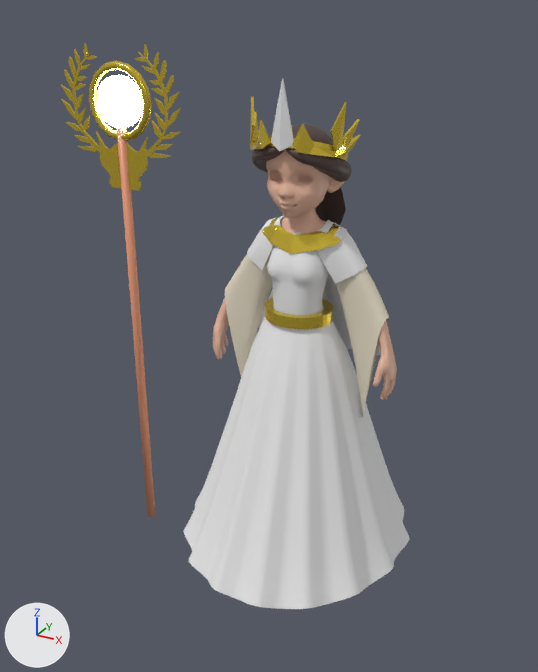
A saved change to the glTF model sanctify/models/priestess/priestess.gltf.
Both versions are drawn from a 50 mm camera at (0.65, -1.33, 1.17) aimed at (-0.45, 0.68, 0.17). Every picture has the same lights, and +X, +Y and +Z are marked at lower left.

Names of what the first picture shows: 'Crown', 'HairFlowing', 'HandCloth', 'PriestessBody', 'ShoulderJewelery', 'ShoulderPads', 'Skirt', 'StaffBody', 'StaffLeaves', 'StaffLight', 'StaffLights', 'WaistGuard'.
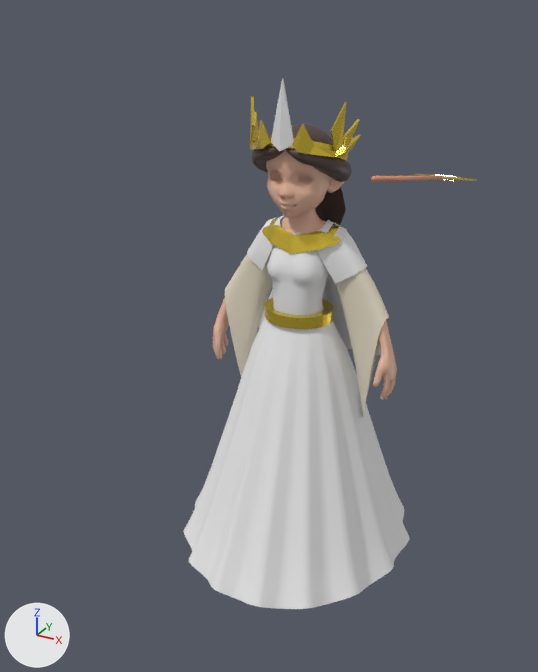
The edits, one by one:
Object 'StaffBody' (ob_staffbody) moves from (-0.357, -0.116, 0.5) to (-0.357, 1.799, 0.5).
Object 'StaffBody' (ob_staffbody) turns from (0, 0, -90) to (0.1, -100, -90) degrees about x, y and z.

Boxes [x1, y1, x2, y2] around the edits, measured in the pictures (538 x 672 px):
'StaffLeaves', moved, turned
    before: [61, 43, 182, 191]
    after: [414, 174, 477, 181]
'StaffBody', moved, turned
    before: [117, 127, 155, 517]
    after: [371, 176, 443, 181]
'StaffLight', moved, turned
    before: [97, 75, 143, 128]
    after: [439, 175, 456, 181]
'StaffLights', moved, turned
    before: [89, 60, 152, 141]
    after: [430, 174, 462, 181]
